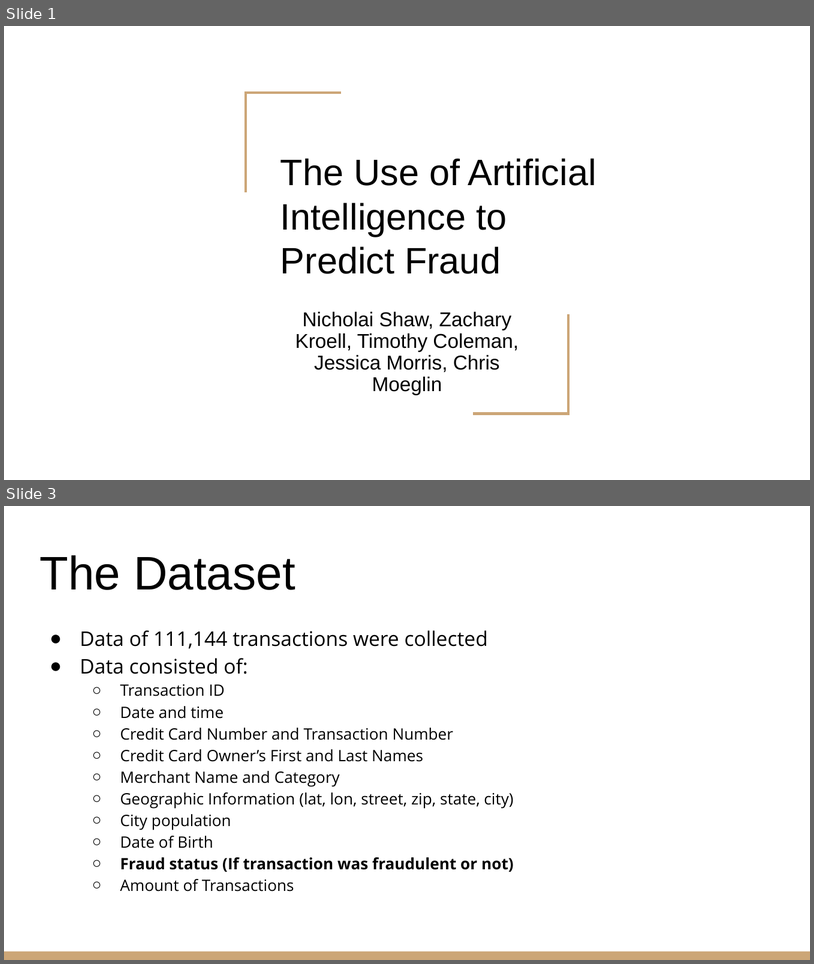
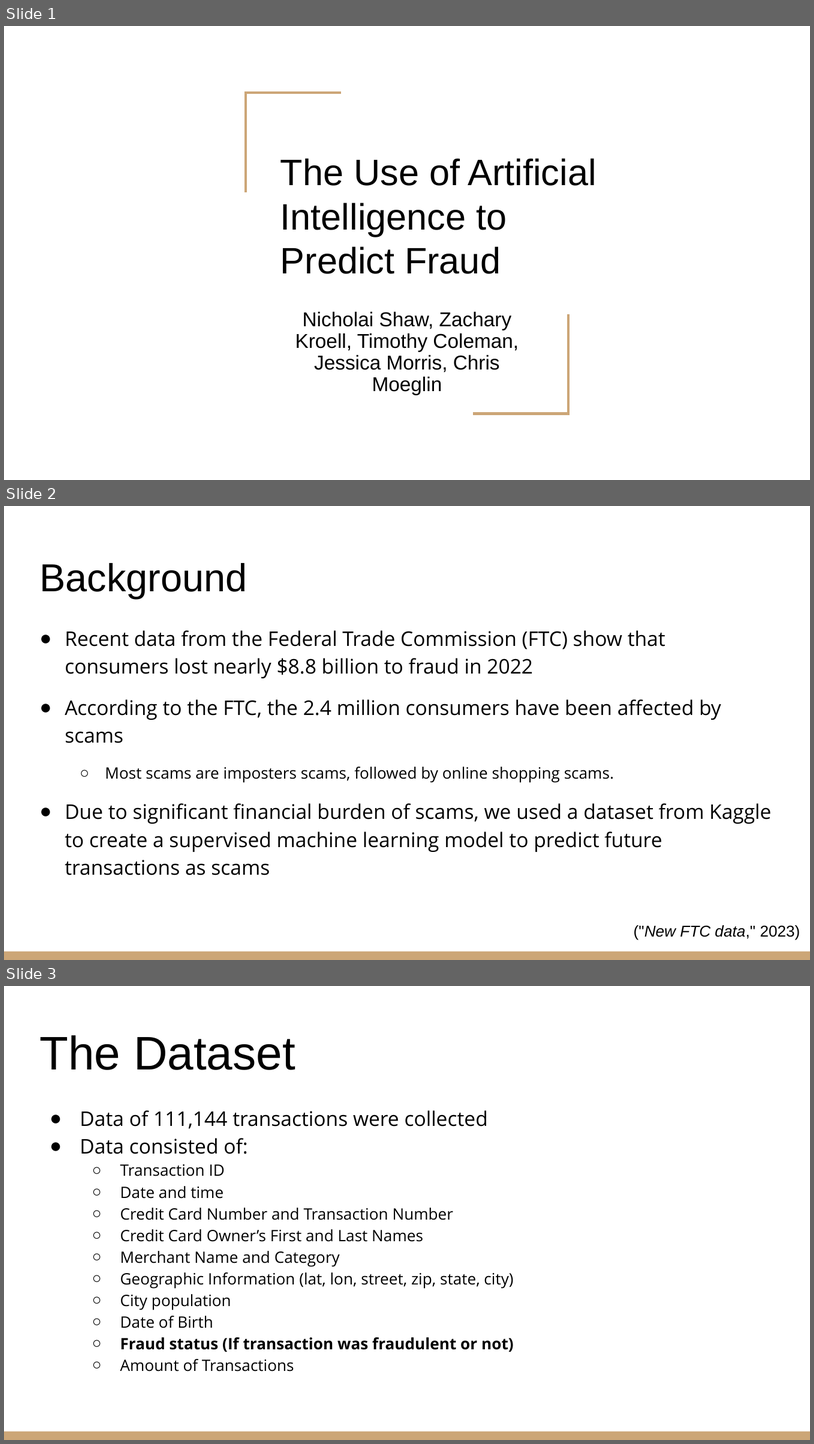
Before and after one commit to nicholaishaw/fraud-detection-project, a slide deck: powerpoint-presentation/Fraud Detection Project.pptx. Shown one above the other, each under a label of ours: slides 1 and 3 before the commit, slides 1, 2 and 3 after it; the slides between them are not shown. The pictures are 814x964 and 814x1444 pixels, drawn with LibreOffice and Linux fonts; fonts in the diff are those of the drawing. Boxes give left, top, right and bottom in pixels: in the first picture for what was removed or moved away, otherwise in the second. Text is boxed around its words. In the diff, an @@ line names an element or a change of style, - is before the commit and + after.

```diff
--- a/powerpoint-presentation/Fraud Detection Project.pptx
+++ b/powerpoint-presentation/Fraud Detection Project.pptx
@@ slide 2 added at <box>4,506,810,960</box>, background #FFFFFF; not listed: 1 template element that a slide beside it also shows @@
@@ title added at <box>39,563,248,598</box>, 34.8 pt, text #000000 @@
+Background
@@ text added at <box>65,630,771,875</box>, 18 pt, text #000000 @@
+● Recent data from the Federal Trade Commission (FTC) show that consumers lost nearly $8.8 billion to fraud in 2022
+● According to the FTC, the 2.4 million consumers have been affected by scams
+  ○ Most scams are imposters scams, followed by online shopping scams.
+● Due to significant financial burden of scams, we used a dataset from Kaggle to create a supervised machine learning model to predict future transactions as scams
@@ text added at <box>634,925,801,940</box>, 14 pt, text #000000, italic @@
+("New FTC data," 2023)
```
Also in this commit, not shown: 8 slides changed, 3 other slides added, 1 slide removed.
